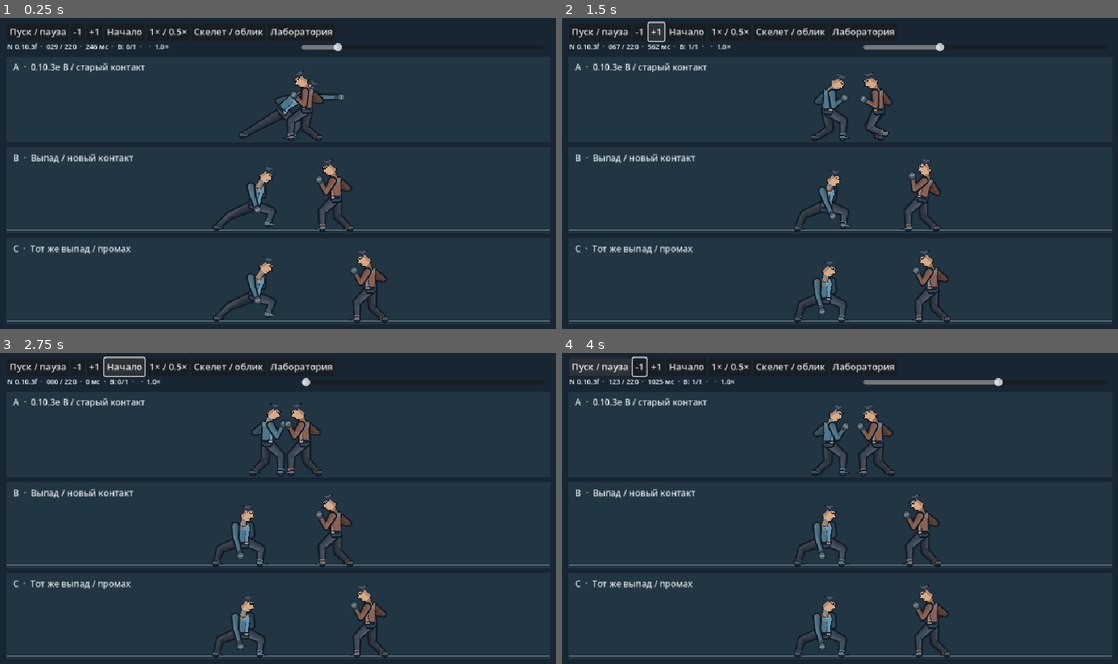
Above: before the commit, frames 1-4 (two rows, left to right).
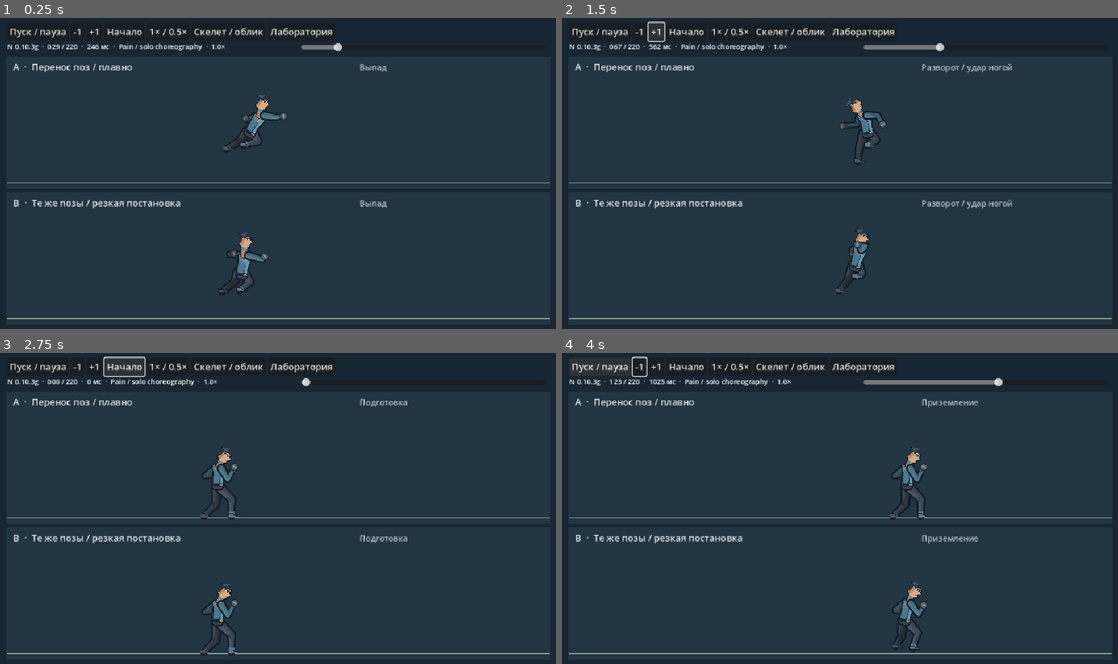
Above: after the commit, the same moments.

Repository: Mefits/Project-N
Game: Godot game, scene res://lab/anime/preview.tscn
Two runs of this game, one before a commit and one after it. Both use one fixed random seed, a clock stepped at 60 frames per second and the inputs below. This scene is started directly instead of the project's main scene.
Inputs:
- Up to frame 1 (0.25 s): no input
- Up to frame 2 (1.5 s): click "-1" at 0.5 s; click "+1" at 1.25 s
- Up to frame 3 (2.75 s): click "Начало" at 2 s
- Up to frame 4 (4 s): click "Пуск / пауза" at 2.75 s; tap Enter at 3.5 s; hold Right from 3.53 s (still down); tap R at 3.6 s; tap Space at 3.77 s; tap H at 3.8 s

The runs differ from the first frame. In frame 1, 6.5% of the frame differs, in the area x 1-99%, y 8-99%; in frame 2, 6.7%; in frame 3, 7.0%; in frame 4, 6.8%.

Commit message:
N 0.10.3g: preserve Chidori study, transfer Pain aerial three-strike pose chain and authored cadence

Diff:
--- a/lab/anime/preview.gd
+++ b/lab/anime/preview.gd
@@ -12,6 +12,9 @@
 var ref_contact:int=-1
 var lunge_hit:Dictionary={}
 var lunge_miss:Dictionary={}
+var combo_direct:Array[Dictionary]=[]
+var combo_staged:Array[Dictionary]=[]
+var combo_clock:Array[int]=[]
 const OLD_SKIN=preload("res://game/fighter_skin.gd")
 const EXTRA_HOLD=[0,2,4,6] # additional 120 Hz ticks; only in replay C
 var tick:float=0
@@ -23,6 +26,7 @@
 func _ready()->void:
     _build_reference()
     _build_lunge()
+    _build_reference_combo()
     var bar:=HBoxContainer.new()
     bar.position=Vector2(12,8)
     add_child(bar)
@@ -53,8 +57,7 @@
 func seek(t:float)->void:
     tick=clampf(t,0,220)
     slider.set_value_no_signal(tick)
-    var f:Dictionary=lunge_hit.frames[int(tick)]
-    info.text="N 0.10.3f  ·  %03d / 220  ·  %.0f мс  ·  B: %d/1  ·  %s  ·  %.1f×"%[int(tick),tick*1000/120,f.hits,"HITSTOP" if f.frozen else "",speed]
+    info.text="N 0.10.3g  ·  %03d / 220  ·  %.0f мс  ·  Pain / solo choreography  ·  %.1f×"%[int(tick),tick*1000/120,speed]
     queue_redraw()
 func _process(dt:float)->void:
     if playing:seek(fposmod(tick+120*dt*speed,221))
@@ -66,23 +69,20 @@
     for k in p:draw_circle(p[k],2.5,c)
 func _draw()->void:
     draw_rect(Rect2(0,0,960,540),Color("#172632"))
-    var names:Array=["A  ·  0.10.3e B / старый контакт","B  ·  Выпад / новый контакт","C  ·  Тот же выпад / промах"]
-    for variant in range(3):
-        var y:float=66+157*variant
-        var floor_y:float=y+143
-        draw_rect(Rect2(10,y,940,149),Color("#213542"))
-        draw_string(ThemeDB.fallback_font,Vector2(22,y+24),names[variant],HORIZONTAL_ALIGNMENT_LEFT,-1,15,Color("#e2e7eb"))
+    var names:Array=["A  ·  Перенос поз / плавно","B  ·  Те же позы / резкая постановка"]
+    for variant in range(2):
+        var y:float=66+235*variant
+        var floor_y:float=y+218
+        draw_rect(Rect2(10,y,940,229),Color("#213542"))
+        draw_string(ThemeDB.fallback_font,Vector2(22,y+24),names[variant],HORIZONTAL_ALIGNMENT_LEFT,-1,16,Color("#e2e7eb"))
         draw_line(Vector2(12,floor_y),Vector2(948,floor_y),Color("#82968e"),1)
-        var source_tick:int=mini(int(tick),ref_frames.size()-1)
-        var sample_frame:Dictionary=ref_record.frames[source_tick]
-        var p:Dictionary=ref_frames[source_tick][1] if variant==0 else (lunge_hit.frames[int(tick)] if variant==1 else lunge_miss.frames[int(tick)])
+        var source_tick:int=combo_clock[int(tick)] if variant==1 else int(tick)
+        var p:Dictionary=combo_staged[source_tick] if variant==1 else combo_direct[source_tick]
+        var phase:String="Подготовка" if source_tick<24 else ("Выпад" if source_tick<=32 else ("Удар сверху" if source_tick<=52 else ("Разворот / удар ногой" if source_tick<=84 else "Приземление")))
+        draw_string(ThemeDB.fallback_font,Vector2(620,y+24),phase,HORIZONTAL_ALIGNMENT_LEFT,-1,14,Color("#b6c6d0"))
         draw_set_transform(Vector2(10,floor_y-430),0,Vector2.ONE)
-        if bones:
-            _skeleton(p.a,Color("#6daac8"))
-            _skeleton(p.b,Color("#c88b72"))
-        else:
-            SKIN.draw(self,p.a,int(sample_frame.a.face),Color("#6daac8"))
-            SKIN.draw(self,p.b,int(sample_frame.b.face),Color("#c88b72"))
+        if bones:_skeleton(p,Color("#6daac8"))
+        else:SKIN.draw(self,p,1,Color("#6daac8"))
         draw_set_transform(Vector2.ZERO)
 
 # 0.10.3c original authored hypothesis. Same world, positions, hits and support.
@@ -570,3 +570,104 @@
                 var frozen_frame:Dictionary=trial.frames[trial.hit+i]
                 if frozen_frame.a!=hit_frame.a or frozen_frame.b!=hit_frame.b:push_error("Lunge frozen pose changed")
     print("N 0.10.3f lunge: hit tick ",lunge_hit.hit," age ",lunge_hit.age," distance ",lunge_hit.distance," whiff ",lunge_miss.hit," mirrored ",mirror.age," hold ",lunge_hit.hold," root max step ",lunge_hit.max_step)
+
+# 0.10.3g, source-only reference: user archive 2d anim ref.zip, 54569.png
+# Pain, Naruto Shinobi Rumble, sheet ripped by ShadeDBZ.
+# Original sheet y=458..610; second row, ten cells, x=0..1039.
+# Visually estimated joints in a 2x crop, local to each cell. Smear cells 1
+# and 8 omitted; cell 4 included as approximate downswing, obscured joints
+# estimated under cloak. Attack labels are our interpretation, not extracted
+# move names. The user identified 0.10.3e/f as CHIDORI; preserve it separately.
+# Source FPS and exact displacement unknown. Timeline, root path, landing,
+# and hold lengths authored for N. No source pixels or VFX in this study.
+# This is SOLO choreography: accents are not gameplay hitstop, no hit claims.
+# Joint order is REF_NAMES. Hip-relative normalization preserves silhouette.
+const PAIN_KEYS=[
+    [[73,85],[62,54],[59,20],[70,52],[99,64],[93,57],[53,48],[29,36],[44,37],[76,85],[88,105],[78,130],[65,86],[65,104],[42,128]],
+    [[75,87],[102,61],[111,36],[113,56],[133,55],[154,56],[95,62],[85,76],[74,72],[78,87],[87,104],[51,104],[67,87],[46,105],[19,115]],
+    [[66,87],[82,55],[94,27],[86,53],[103,72],[108,66],[75,48],[57,64],[72,75],[75,88],[88,105],[66,131],[60,85],[56,109],[62,123]],
+    [[75,94],[99,61],[113,43],[102,59],[116,72],[119,94],[91,52],[67,44],[62,54],[80,96],[79,117],[62,112],[70,94],[58,111],[42,125]],
+    [[82,78],[91,56],[106,46],[93,59],[99,83],[89,104],[86,51],[76,27],[57,30],[83,80],[73,109],[55,119],[74,80],[56,111],[36,134]],
+    [[63,82],[68,51],[64,22],[72,49],[81,28],[65,15],[59,48],[53,67],[64,72],[68,83],[82,95],[72,97],[57,84],[52,109],[35,132]],
+    [[64,78],[55,49],[38,31],[62,48],[83,49],[93,66],[49,48],[43,66],[15,68],[68,82],[80,95],[64,107],[57,83],[48,112],[45,137]],
+    [[54,85],[43,56],[32,30],[43,48],[51,68],[39,77],[31,47],[16,67],[15,49],[58,82],[88,63],[122,48],[51,88],[40,109],[57,116]]
+]
+# tick, source key (-1 guard), authored hip root in px, curve type to this key.
+# Three linked motions; gather poses are outgoing poses, not idle resets.
+const COMBO_BEATS=[
+    [0,-1,Vector2(365,379),0],
+    [12,-1,Vector2(365,379),0],
+    [24,0,Vector2(391,359),0],
+    [32,1,Vector2(438,335),1],
+    [42,2,Vector2(460,326),0],
+    [48,3,Vector2(477,328),1],
+    [52,4,Vector2(489,335),1],
+    [60,5,Vector2(502,337),0],
+    [68,6,Vector2(518,341),0],
+    [76,7,Vector2(552,348),1],
+    [82,7,Vector2(557,355),0],
+    [96,2,Vector2(575,372),0],
+    [112,-1,Vector2(585,379),0],
+    [220,-1,Vector2(585,379),0]
+]
+const COMBO_ACCENTS={32:4,52:6,76:8}
+
+func _combo_key(index:int,root_pos:Vector2)->Dictionary:
+    var p:Dictionary={}
+    if index<0:
+        var source:Dictionary=ref_record.frames[0].a.points
+        var offset:Vector2=Vector2(root_pos.x,430.0)-Vector2(ref_record.frames[0].a.pos)
+        for k in source:p[k]=Vector2(source[k])+offset
+        return p
+    var raw:Array=PAIN_KEYS[index]
+    var origin:=Vector2(float(raw[0][0]),float(raw[0][1]))
+    for n in range(REF_NAMES.size()):
+        var q:=Vector2(float(raw[n][0]),float(raw[n][1]))
+        p[REF_NAMES[n]]=root_pos+(q-origin)*.90
+    return p
+
+func _combo_pose(t:int,staged:bool)->Dictionary:
+    for n in range(1,COMBO_BEATS.size()):
+        var a:Array=COMBO_BEATS[n-1]
+        var b:Array=COMBO_BEATS[n]
+        if t>int(b[0]):continue
+        var u:float=clampf(float(t-int(a[0]))/float(int(b[0])-int(a[0])),0,1)
+        var curve:float=smoothstep(0.0,1.0,u)
+        if staged and int(b[3])==1:
+            # Preserve the load, then sharply accelerate into the contact shape.
+            curve=pow(u,2.15)
+        var p:Dictionary=_mix_reference(_combo_key(int(a[1]),a[2]),_combo_key(int(b[1]),b[2]),curve)
+        return p
+    return _combo_key(-1,Vector2(585,379))
+
+func _build_reference_combo()->void:
+    var max_delta:float=0.0
+    var changed:int=0
+    var floor_error:float=0.0
+    for t in range(221):
+        var a:Dictionary=_combo_pose(t,false)
+        var b:Dictionary=_combo_pose(t,true)
+        combo_direct.append(a)
+        combo_staged.append(b)
+        if a!=b:changed+=1
+        for p in [a,b]:
+            for key in p:
+                if not Vector2(p[key]).is_finite():push_error("Combo nonfinite joint")
+            for side in ["near","far"]:
+                floor_error=maxf(floor_error,Vector2(p["foot_"+side]).y-430.0)
+        if t>0:
+            for key in b:
+                max_delta=maxf(max_delta,Vector2(b[key]).distance_to(combo_staged[t-1][key]))
+        combo_clock.append(t)
+        for repeat in range(int(COMBO_ACCENTS.get(t,0))):combo_clock.append(t)
+    # Check original pose preservation and deterministic visual holds.
+    for beat in COMBO_BEATS:
+        var expected:Dictionary=_combo_key(int(beat[1]),beat[2])
+        var t:int=int(beat[0])
+        for key in expected:
+            if Vector2(combo_direct[t][key]).distance_to(expected[key])>.001 or Vector2(combo_staged[t][key]).distance_to(expected[key])>.001:push_error("Combo key drift")
+    for beat in COMBO_ACCENTS:
+        var count:int=combo_clock.count(beat)
+        if count!=int(COMBO_ACCENTS[beat])+1:push_error("Combo accent hold count")
+    if combo_clock.size()!=239 or changed<10 or floor_error>.01 or max_delta>45.0:push_error("Combo continuity / floor / cadence")
+    print("N 0.10.3g solo combo: 8 reference poses, 3 linked strikes; accents ",COMBO_ACCENTS," staged frames changed ",changed," max point step ",max_delta," floor error ",floor_error)
